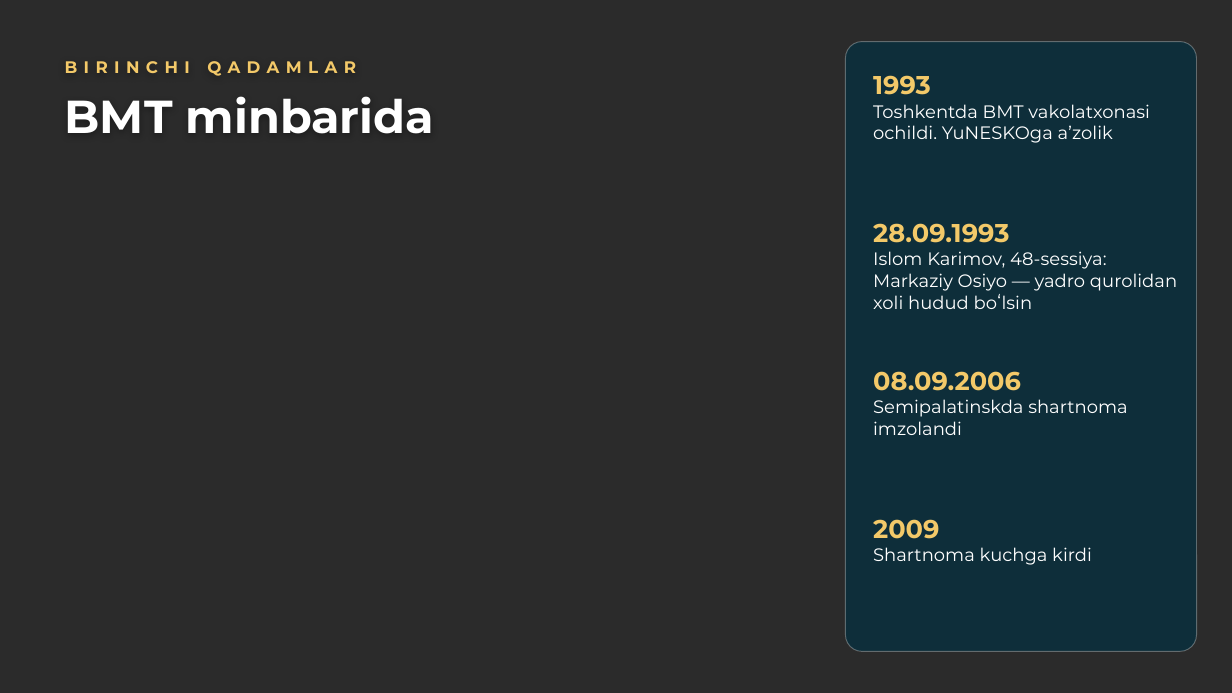
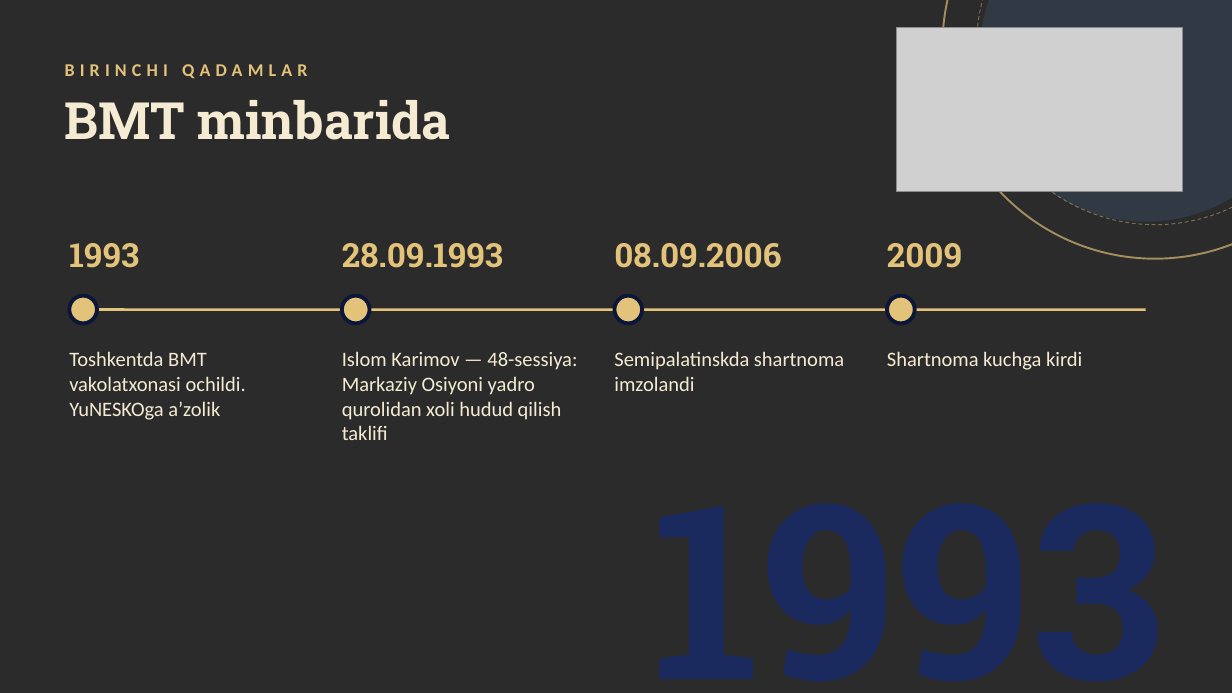
Before and after one commit to mmuhammadovv/mustaqil_ish_ay, a slide deck: slide 5 of alohida/BMT_himoya.pptx. Drawn at 1232x693 pixels with LibreOffice and Linux fonts; fonts in the diff are those of the drawing; grey boxes stand for pictures; background and template pictures are left out; a plain dark background stands for a picture behind light text. Boxes give left, top, right and bottom in pixels: in the first picture for what was removed or moved away, otherwise in the second. Text is boxed around its words. In the diff, an @@ line names an element or a change of style, - is before the commit and + after.

```diff
--- a/alohida/BMT_himoya.pptx
+++ b/alohida/BMT_himoya.pptx
@@ picture added at box(897, 28, 1183, 191) @@
@@ ellipse added at box(943, 0, 1232, 259), outline #E3C27A 1.5 pt @@
@@ ellipse added at box(977, 0, 1232, 225), outline #E3C27A 0.75 pt dashed @@
@@ ellipse added at box(980, 0, 1232, 222), fill #5B92E5 at 14% opacity @@
@@ text "BIRINCHI QADAMLAR" at box(65, 64, 307, 79): size 13 to 14 pt, font Montserrat to Calibri, text colour #F3C969 to #E3C27A, letter spacing 5 to 4 pt @@
@@ rounded rectangle removed at box(846, 42, 1197, 652) @@
@@ text "BMT minbarida" at box(65, 100, 451, 140): size 36 to 40 pt, font Montserrat to Roboto Slab, text colour #FFFFFF to #F5EBD3 @@
@@ text at box(873, 75, 931, 95): paragraph removed @@
-1993
@@ text added at box(69, 243, 139, 268), 26 pt, text #E3C27A, bold @@
+1993
@@ text added at box(342, 243, 503, 268), 26 pt, text #E3C27A, bold @@
+28.09.1993
@@ text added at box(614, 243, 781, 268), 26 pt, text #E3C27A, bold @@
+08.09.2006
@@ text added at box(887, 243, 962, 268), 26 pt, text #E3C27A, bold @@
+2009
@@ ellipse added at box(69, 296, 97, 323), fill #E3C27A, outline #0B1638 3 pt @@
@@ ellipse added at box(342, 296, 370, 323), fill #E3C27A, outline #0B1638 3 pt @@
@@ ellipse added at box(615, 296, 642, 323), fill #E3C27A, outline #0B1638 3 pt @@
@@ ellipse added at box(887, 296, 915, 323), fill #E3C27A, outline #0B1638 3 pt @@
@@ line added from (83, 310) to (1146, 310), #E3C27A 2 pt @@
@@ text "Toshkentda BMT vakolatxonasi ochildi. YuNESKOga ...": place and size @@
-text "Toshkentda BMT vakolatxonasi ochildi. YuNESKOga ..." at box(873, 75, 1150, 143)
+text "Toshkentda BMT vakolatxonasi ochildi. YuNESKOga ..." at box(69, 351, 246, 420)
@@ text at box(342, 351, 577, 440): text changed; size 14 to 16 pt; font Montserrat to Calibri; text colour #FFFFFF to #F5EBD3 @@
-28.09.1993
-Islom Karimov, 48-sessiya: Markaziy Osiyo — yadro qurolidan xoli hudud boʻlsin
+Islom Karimov — 48-sessiya: Markaziy Osiyoni yadro qurolidan xoli hudud qilish taklifi
@@ size 14 to 16 pt, font Montserrat to Calibri, text colour #FFFFFF to #F5EBD3 in 3 elements at box(69, 351, 246, 420), box(887, 351, 1082, 370), box(614, 351, 844, 391) @@
@@ text "Semipalatinskda shartnoma imzolandi": place and size @@
-text "Semipalatinskda shartnoma imzolandi" at box(873, 371, 1128, 435)
+text "Semipalatinskda shartnoma imzolandi" at box(614, 351, 844, 391)
@@ text "Shartnoma kuchga kirdi": place and size @@
-text "Shartnoma kuchga kirdi" at box(873, 519, 1092, 565)
+text "Shartnoma kuchga kirdi" at box(887, 351, 1082, 370)
@@ text at box(873, 371, 1021, 391): paragraph removed @@
-08.09.2006
@@ text added at box(518, 462, 1165, 693), 190 pt, text #1A2A5E, bold @@
+1993
@@ text at box(873, 519, 939, 539): paragraph removed @@
-2009
```
Also in this commit, not shown: 8 other slides changed, 1 slide removed, 3 other files.
